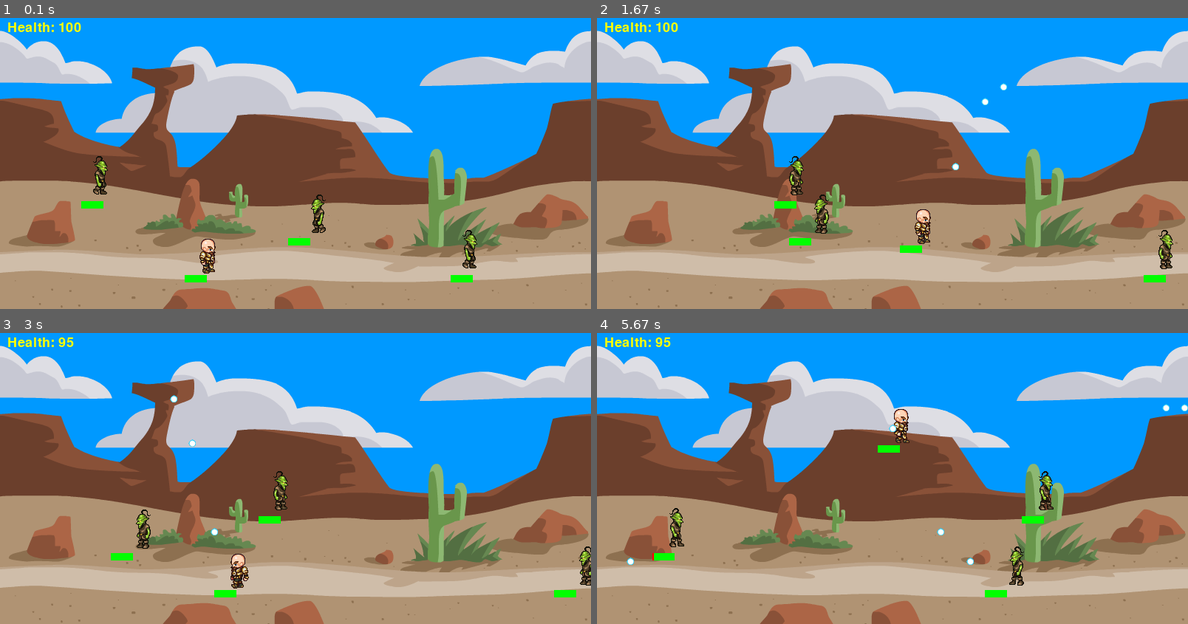
Above: before the commit, frames 1-4 (two rows, left to right).
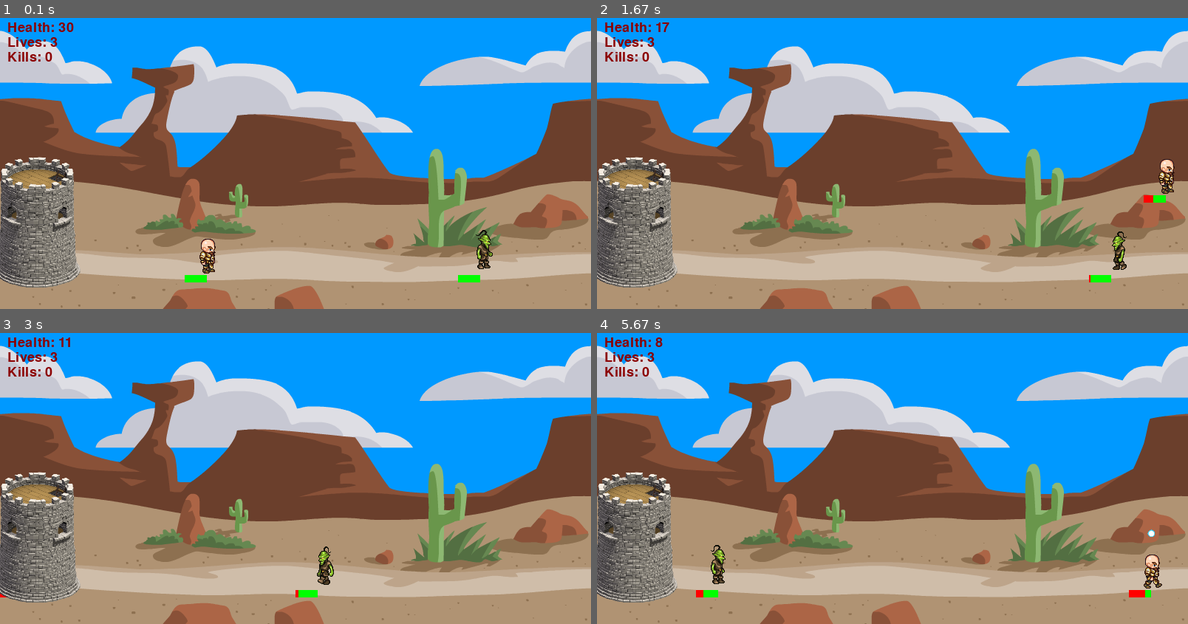
Above: after the commit, the same moments.

Repository: HelmutQualtinger/PyGameTut
Game: pygame game, started from sprites.py
The game is run twice, just before and just after one commit, with the same random seed, the same clock (stepped at 60 frames per second) and the same inputs.
Inputs:
- Up to frame 1 (0.1 s): no input
- Up to frame 2 (1.67 s): hold Space 0.33-0.8 s; hold Right 0.33-0.8 s; hold Right 0.83-1.3 s; tap F at 0.9, 1.2, 1.4 s; hold Up 1.33-1.63 s
- Up to frame 3 (3 s): hold Left 2.17-2.7 s; tap F at 2.23, 2.53, 2.8 s; hold Left from 2.73 s (still down)
- Up to frame 4 (5.67 s): tap F at 3.1, 3.23, 3.63, 3.93, 4.3, 4.6, 4.8, 5.1, 5.3, 5.63 s; release Left at 3.13 s; hold Up 3.17-3.53 s; hold Right 3.57-4.2 s; hold Left 4.23-4.7 s; hold Right 4.73-5.2 s; hold Up 5.23-5.53 s; hold Right from 5.57 s (still down)

The runs differ from the first frame. In frame 1, 6.8% of the frame differs, in the area x 0-84%, y 1-93%; in frame 2, 7.8%, in the area x 0-98%, y 1-93%; in frame 3, 7.4%; in frame 4, 7.6%.

Commit message:
Erweiterung der Spielfunktionen: Hinzufügen von Lebenspunkten und Neustart-Logik für den Helden, Anpassung der Feind- und Kugel-Attribute, sowie Verbesserung der Kollisionserkennung.

Diff:
--- a/sprites.py
+++ b/sprites.py
@@ -5,7 +5,7 @@
 win_height = 400
 
 def load_artwork():
-    global stationary, left, right, bullet_img, background, win_height, win_width, right_enemy, left_enemy
+    global stationary, left, right, bullet_img, background, win_height, win_width, right_enemy, left_enemy,castle
     stationary = pygame.image.load(os.path.join("Assets/Hero", "standing.png"))
     left =  [pygame.image.load(os.path.join("Assets/Hero", f"L{i}.png")) for i in range (1, 10)]
     right = [pygame.image.load(os.path.join("Assets/Hero", f"R{i}.png")) for i in range (1, 10)]
@@ -15,6 +15,8 @@
                  [pygame.image.load(os.path.join("Assets/Enemy", f"L{i}P.png")) for i in range(9, 12)]
     right_enemy = [pygame.image.load(os.path.join("Assets/Enemy", f"R{i}E.png")) for i in range(1, 9)] + \
                   [pygame.image.load(os.path.join("Assets/Enemy", f"R{i}P.png")) for i in range(9, 12)]
+
+    castle = pygame.transform.scale(pygame.image.load(os.path.join("Assets", "Tower.png")), (200, 200))
 
 class Hero(pygame.sprite.Sprite):
     def __init__(self, x, y):
@@ -31,8 +33,10 @@
         self.jump = False
         self.bullets = pygame.sprite.Group()
         self.cooldown = 0
-        self.health = 100
-
+        self.health = 30
+        self.lives = 3
+    def __repr__(self):
+        return super().__repr__()+f"right: {self.face_right}, left: {self.face_left}, health: {self.health} rect: {self.rect}, jump: {self.jump}, cooldown: {self.cooldown}"
     def update(self, userInput):
         if userInput[pygame.K_RIGHT] and self.rect.x <= win_width - 62:
             self.rect.x += self.velx
@@ -48,7 +52,7 @@
         if userInput[pygame.K_SPACE] or userInput[pygame.K_UP]:
             self.jump = True
         if self.jump:
-            self.rect.y -= self.vely * 4
+            self.rect.y -= self.vely * 2
             self.vely -= 1
         if self.vely < -10:
             self.jump = False
@@ -72,22 +76,23 @@
         elif self.face_right:
             self.image = self.images_right[self.stepIndex]
             self.stepIndex += 1
+ #       pygame.draw.rect(win, (0, 0, 0), self.rect,1)  # Hit box
         win.blit(self.image, self.rect.topleft)
-        for bullet in self.bullets:
-            bullet.draw(win)
+        self.bullets.draw(win)
         pygame.draw.rect(win, (0, 255, 0), (self.rect.x, self.rect.y+64, 30, 10))
         pygame.draw.rect(win, (255, 0, 0), (self.rect.x, self.rect.y+64, 30-self.health, 10))
 
 class Enemy(pygame.sprite.Sprite):
-    def __init__(self, x, y, direction):
+    def __init__(self, x, y, direction,name):
         super().__init__()
+        self.name = name
         self.images_right = right_enemy
         self.images_left = left_enemy
         self.direction = direction
         self.stepIndex = 0
         self.image = self.images_right[0] if direction == 1 else self.images_left[0]
         self.rect = self.image.get_rect(topleft=(x, y))
-        self.velx = 5
+        self.velx = 2
         self.health = 30
 
     def update(self):
@@ -99,12 +104,17 @@
 
     def draw(self, win):
         win.blit(self.image, self.rect.topleft)
+#        pygame.draw.rect(win, (0, 0, 0), (self.rect.x+15, self.rect.y+4, 32, 64),1)  # Hit box
         pygame.draw.rect(win, (0, 255, 0), (self.rect.x, self.rect.y+64, 30, 10))
         pygame.draw.rect(win, (255, 0, 0), (self.rect.x, self.rect.y+64, 30-self.health, 10))
+
+    def __repr__(self):
+        return super().__repr__()+f"Enemy {self.name}, health: {self.health} rect: {self.rect} stepIndex: {self.stepIndex}"
 
 class Bullet(pygame.sprite.Sprite):
     def __init__(self, x, y, direction):
         super().__init__()
+
         self.image = bullet_img
         self.rect = self.image.get_rect(center=(x+15, y+25))
         self.direction = direction
@@ -115,31 +125,38 @@
             self.kill()
 
     def draw(self, win):
+        print ("bullet.draw")
         win.blit(self.image, self.rect.topleft)
 
     def off_screen(self):
         return not (0 <= self.rect.x <= win_width)
 
 def draw_game(win, font, player, enemies):
+    global kills
     win.blit(background, (0,0))
     player.draw(win)
     for enemy in enemies:
         enemy.draw(win)
-    text = font.render('Health: ' + str(player.health), True, "yellow")
+    text = font.render('Health: ' + str(player.health), True, "darkred")
     win.blit(text, (10, 10))
+    text = font.render('Lives: ' + str(player.lives), True, "darkred")
+    win.blit(text, (10, 30))
+    text = font.render('Kills: ' + str(kills), True, "darkred")
+    win.blit(text, (10, 50))
+    win.blit(castle, (-50, win_height - 220))
     pygame.display.flip()
 
 def main():
-    global stationary, left, right, bullet_img, background, win_height, win_width
+    global stationary, left, right, bullet_img, background, win_height, win_width,kills
+    kills = 0
     pygame.init()
     load_artwork()
     win = pygame.display.set_mode((win_width, win_height))
     font = pygame.font.Font('freesansbold.ttf', 18)
+    game_over = False
     player = Hero(250, 290)
     enemies = pygame.sprite.Group(
-        Enemy(100, 190, 1),
-        Enemy(400, 240, -1),
-        Enemy(600, 290, 1)
+        Enemy(600, 290, 1, "Hugo")
     )
     run = True
     while run:
@@ -157,16 +174,44 @@
         hits = pygame.sprite.groupcollide(player.bullets, enemies, True, False)
         for enemy in hits.values():
             enemy[0].health -= 1
+
             if enemy[0].health <= 0:
                 enemy[0].kill()
+                kills += 1
+                print("Enemy killed")
+                enemies.add(Enemy(750, 290, -1, "Hugo"))
 
         # Kollisionsabfrage: Enemy trifft Hero
-        if pygame.sprite.spritecollide(player, enemies, False):
-            player.health -= 1
-
-        draw_game(win, font, player, enemies)
-
-        pygame.time.delay(60)
+        for i, enemy in enumerate(pygame.sprite.spritecollide(player, enemies, False)):
+            if pygame.sprite.collide_mask(player, enemy):
+                print("Mask Collision with ", enemy)
+                player.health -= 1
+                if player.health <= 0:
+                    print("Killed by ", enemy)
+                    player.health = 30
+                    player.lives -= 1
+                    if player.lives <= 0:
+                        print("Game Over")
+                        game_over = True
+            else:
+                print("Masks not colliding")
+#            print(i," Player ",str(player)+" Enemy "+str(enemy))
+
+        if game_over:
+            text = font.render('Game Over, Press r to restart', True, "red")
+            win.blit(text, (win_width // 2 - text.get_width() // 2, win_height // 2 - text.get_height() // 2))
+            pygame.display.flip()
+            if userInput[pygame.K_r]:
+                game_over = False
+                player.health = 30
+                player.lives = 3
+                enemies.empty()
+                enemies.add(Enemy(600, 290, 1, "Hugo"))
+                pygame.time.delay(20)
+        else:
+            draw_game(win, font, player, enemies)
+
+        pygame.time.delay(10)
     pygame.quit()
 
 if __name__ == "__main__":
Not shown, changed: README.md
